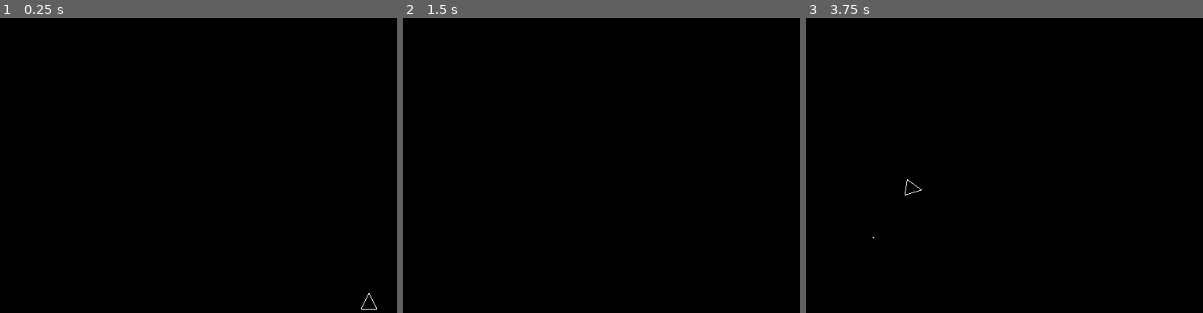
Above: before the commit, frames 1-3 (left to right).
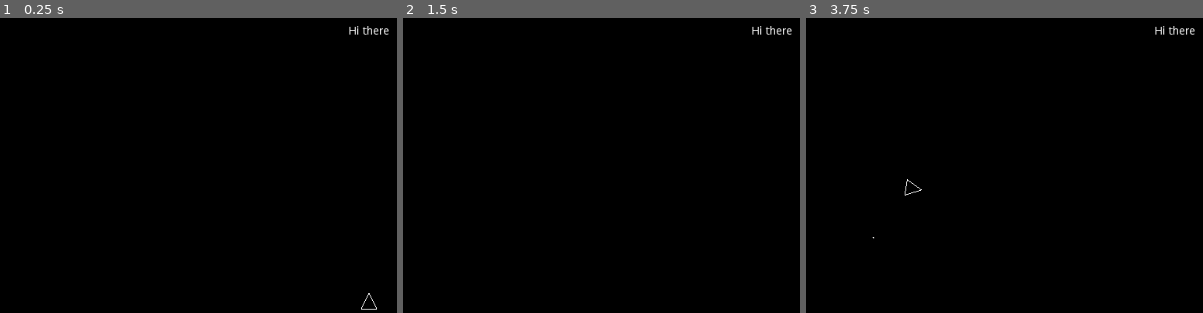
Above: after the commit, the same moments.

Repository: anderspitman/Asteroids1979
Game: Godot game, scene res://Main.tscn
Two runs of this game, one before a commit and one after it. Both use one fixed random seed, a clock stepped at 60 frames per second and the inputs below.
Inputs:
- Up to frame 1 (0.25 s): no input
- Up to frame 2 (1.5 s): tap Enter at 0.5 s; hold Right (ui_right) 0.53-1.28 s; tap Shift (shift) at 0.6, 1.35 s; tap Space (ui_select) at 0.77 s; hold Left (ui_left) from 1.28 s (still down)
- Up to frame 3 (3.75 s): tap Space (ui_select) at 1.52, 3.02 s; release Left (ui_left) at 2.03 s; hold Right (ui_right) 2.03-2.78 s; tap Shift (shift) at 2.1, 2.85, 3.6 s; hold Up (ui_up) 2.78-3.53 s; hold Left (ui_left) from 3.53 s (still down)
The pictures show only the part of the screen within x 3-53%, y 1-51%; the shares and areas given below are measured in that part.

The runs differ from the first frame. In frame 1, 0.2% of the frame differs, in the area x 87-98%, y 2-6%; in frame 2, 0.2%; in frame 3, 0.2%.

Commit message:
Implement score on HUD

Diff:
--- /dev/null
+++ b/HUD.gd
@@ -0,0 +1,4 @@
+extends CanvasLayer
+
+func _on_Main_score_updated(score):
+	$ScoreLabel.text = str(score)
--- a/Main.gd
+++ b/Main.gd
@@ -1,10 +1,14 @@
 extends Node
+
+signal score_updated(score)
 
 const Asteroid := preload("res://Asteroid.tscn")
 
 onready var viewport_size = get_viewport().size
 
 onready var viewport = $"/root/Main/ViewportContainer/Viewport"
+
+var score = 0
 
 func _on_Asteroid_spawn_timeout():
 	var pos = Vector2(rand_range(0, viewport_size.x), rand_range(0, viewport_size.y))
@@ -14,9 +18,15 @@
 	if size == "large":
 		for i in 2:
 			create_asteroid(pos, "medium")
+		score += 20
 	elif size == "medium":
 		for i in 2:
 			create_asteroid(pos, "small")
+		score += 50
+	else:
+		score += 100
+
+	emit_signal("score_updated", score)
 
 func create_asteroid(position, size):
 	var asteroid = Asteroid.instance()
--- a/Main.tscn
+++ b/Main.tscn
@@ -1,9 +1,10 @@
-[gd_scene load_steps=5 format=2]
+[gd_scene load_steps=6 format=2]
 
 [ext_resource path="res://Main.gd" type="Script" id=1]
 [ext_resource path="res://Ship.tscn" type="PackedScene" id=2]
 [ext_resource path="res://Asteroid.tscn" type="PackedScene" id=3]
 [ext_resource path="res://Background.gd" type="Script" id=4]
+[ext_resource path="res://HUD.gd" type="Script" id=5]
 
 [node name="Main" type="Node"]
 script = ExtResource( 1 )
@@ -39,5 +40,18 @@
 wait_time = 5.0
 autostart = true
 
+[node name="HUD" type="CanvasLayer" parent="ViewportContainer"]
+script = ExtResource( 5 )
+
+[node name="ScoreLabel" type="Label" parent="ViewportContainer/HUD"]
+anchor_left = 0.5
+anchor_right = 0.5
+margin_left = -26.0
+margin_top = 32.0
+margin_right = 26.0
+margin_bottom = 14.0
+text = "Hi there"
+
+[connection signal="score_updated" from="." to="ViewportContainer/HUD" method="_on_Main_score_updated"]
 [connection signal="destroyed" from="ViewportContainer/Viewport/Asteroid" to="." method="_on_Asteroid_destroyed"]
 [connection signal="timeout" from="ViewportContainer/Viewport/Timer" to="." method="_on_Asteroid_spawn_timeout"]
